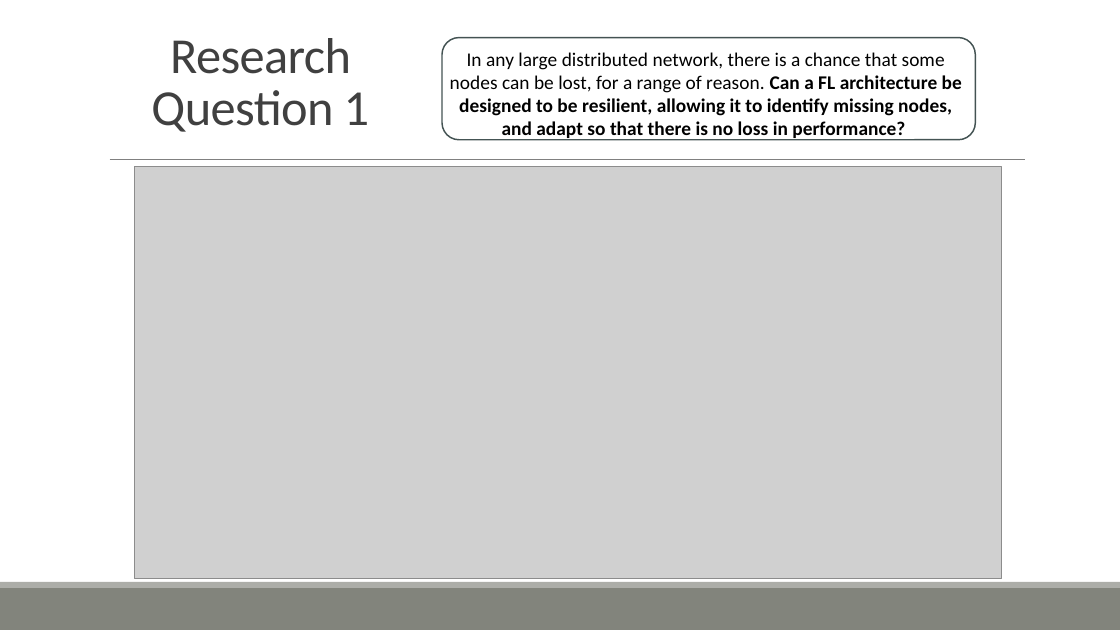
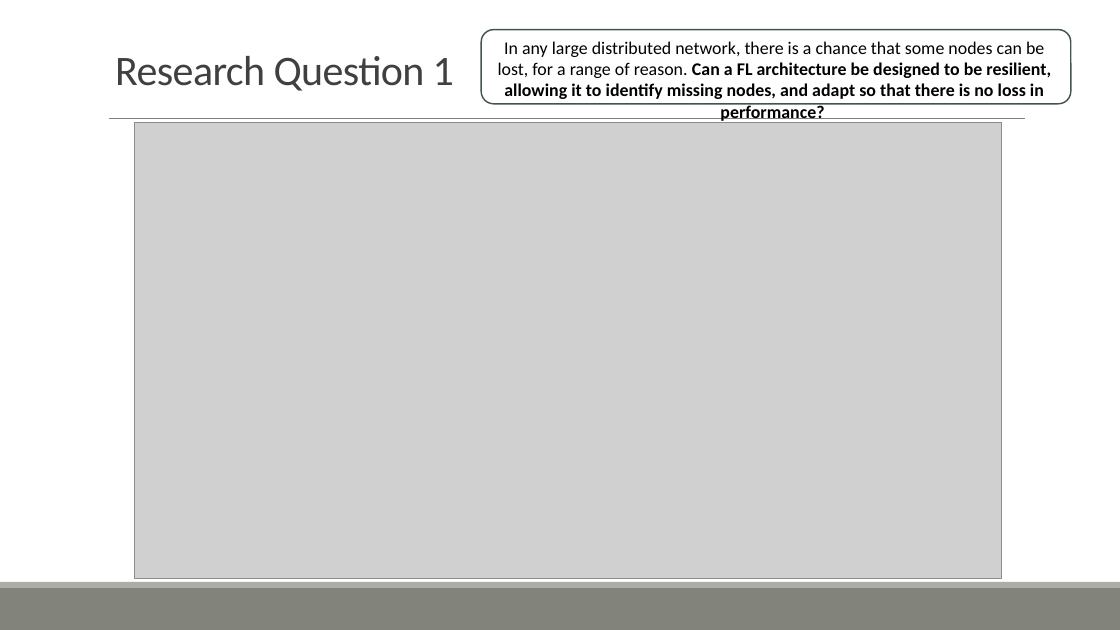
Before and after one commit to ofithcheallaigh/phd, a slide deck: slide 4 of Presentations/Supervisor Meetings/2024/Upcoming Meeting.pptx. Drawn at 1120x630 pixels with LibreOffice and Linux fonts; fonts in the diff are those of the drawing; grey boxes stand for pictures. Boxes give left, top, right and bottom in pixels: in the first picture for what was removed or moved away, otherwise in the second. Text is boxed around its words. In the diff, an @@ line names an element or a change of style, - is before the commit and + after.

Commit message:
Added LF system diagram, and changed some slide formatting

```diff
--- a/Presentations/Supervisor Meetings/2024/Upcoming Meeting.pptx
+++ b/Presentations/Supervisor Meetings/2024/Upcoming Meeting.pptx
@@ rounded rectangle: place and size @@
-rounded rectangle at [442, 38, 975, 140]
+rounded rectangle at [481, 29, 1071, 103]
@@ text "Research Question 1": place and size @@
-text "Research Question 1" at [151, 38, 370, 132]
+text "Research Question 1" at [115, 56, 454, 91]
@@ text "Research Question 1" at [115, 56, 454, 91]: size 43.2 to 36 pt; alignment centre to left; line spacing 0.85 to 0.65 @@
@@ text "In any large distributed network, ...": place and size @@
-text "In any large distributed network, ..." at [450, 52, 962, 141]
+text "In any large distributed network, ..." at [498, 41, 1051, 99]
@@ text "In any large distributed network, ..." at [498, 41, 1051, 99]: size 16.6 to 15.3 pt @@
@@ line moved from (110, 160) - (1026, 160) to (109, 118) - (1025, 118) @@
@@ picture: place and size @@
-picture at [134, 167, 1002, 579]
+picture at [134, 123, 1002, 579]
```
Also in this commit, not shown: 6 other slides changed, 1 slide added, 1 slide removed.
